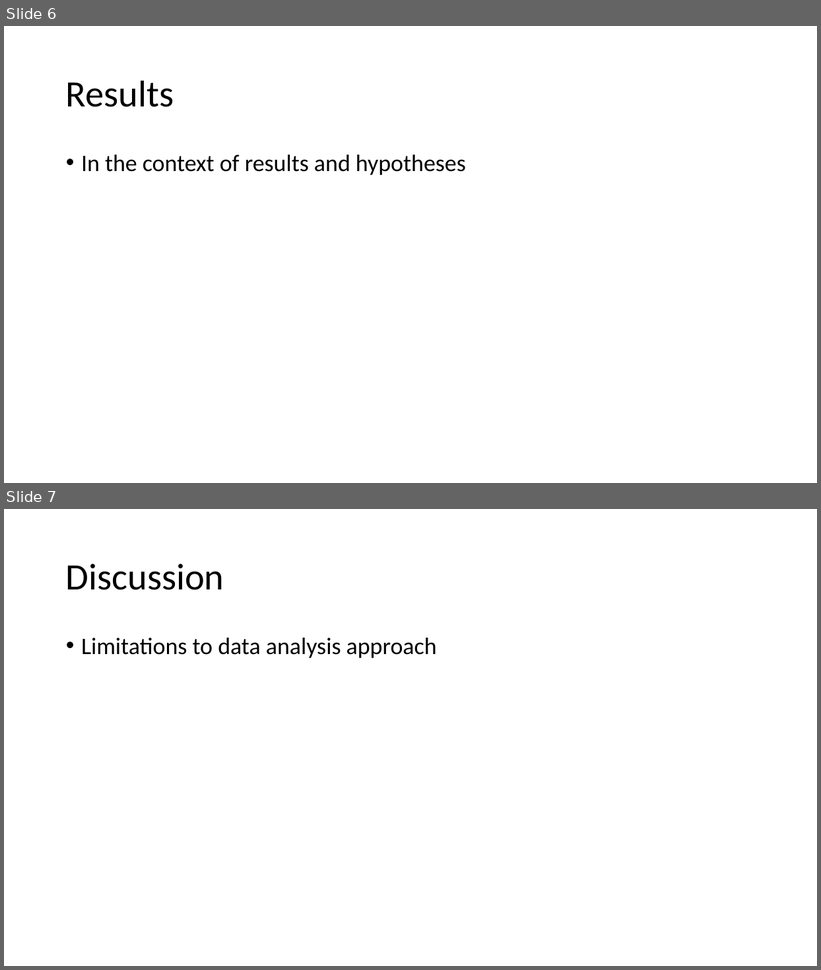
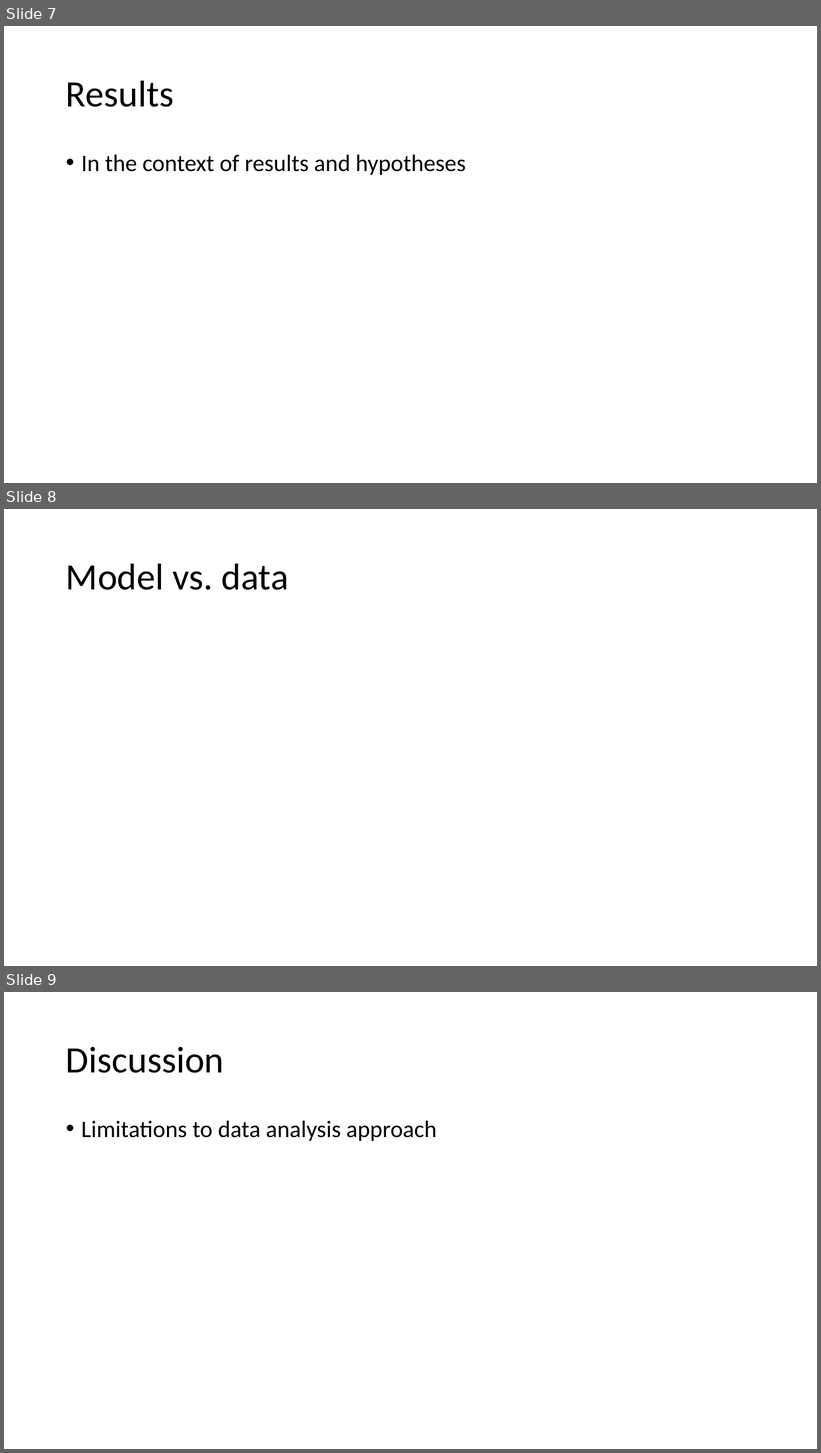
Before and after one commit to rghansen/ES482, a slide deck: ES data project presentation_salmon diet.pptx. Shown one above the other, each under a label of ours: slides 6 and 7 before the commit, slides 7, 8 and 9 after it. The pictures are 821x970 and 821x1453 pixels, drawn with LibreOffice and Linux fonts; fonts in the diff are those of the drawing. Boxes give left, top, right and bottom in pixels: in the first picture for what was removed or moved away, otherwise in the second. Text is boxed around its words. In the diff, an @@ line names an element or a change of style, - is before the commit and + after.

```diff
--- a/ES data project presentation_salmon diet.pptx
+++ b/ES data project presentation_salmon diet.pptx
@@ slide 8 added at (x1=4, y1=509, x2=817, y2=966), background #FFFFFF @@
@@ title added at (x1=66, y1=563, x2=288, y2=590), 44 pt, text #000000 @@
+Model vs. data
@@ what was slide 6 is now slide 7 @@
@@ what was slide 7 is now slide 9 @@
```
Also in this commit, not shown: 4 slides changed, 1 other slide added.
